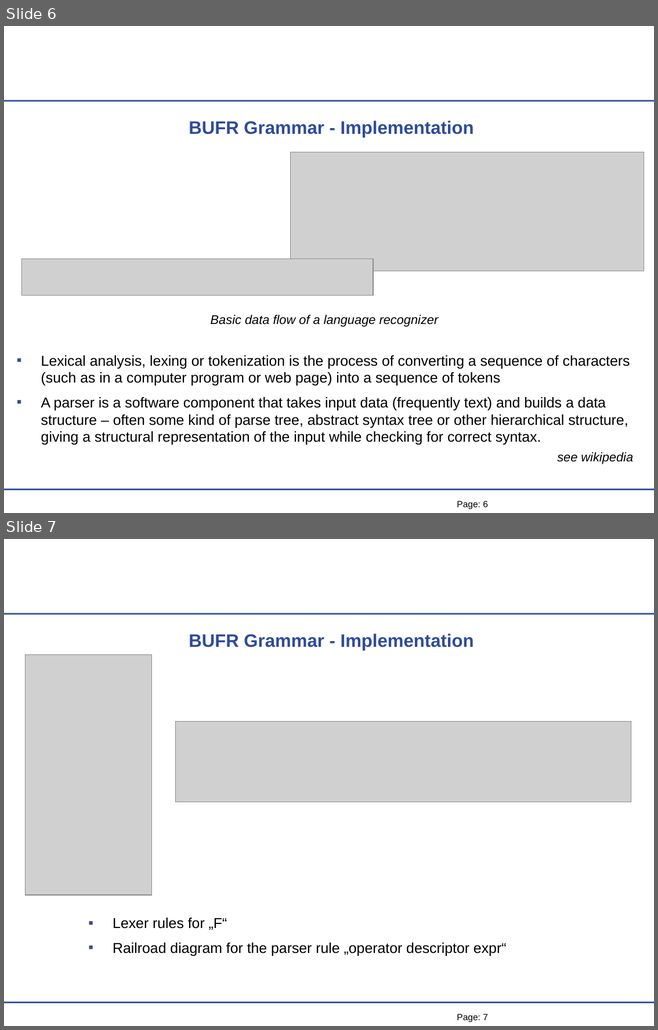
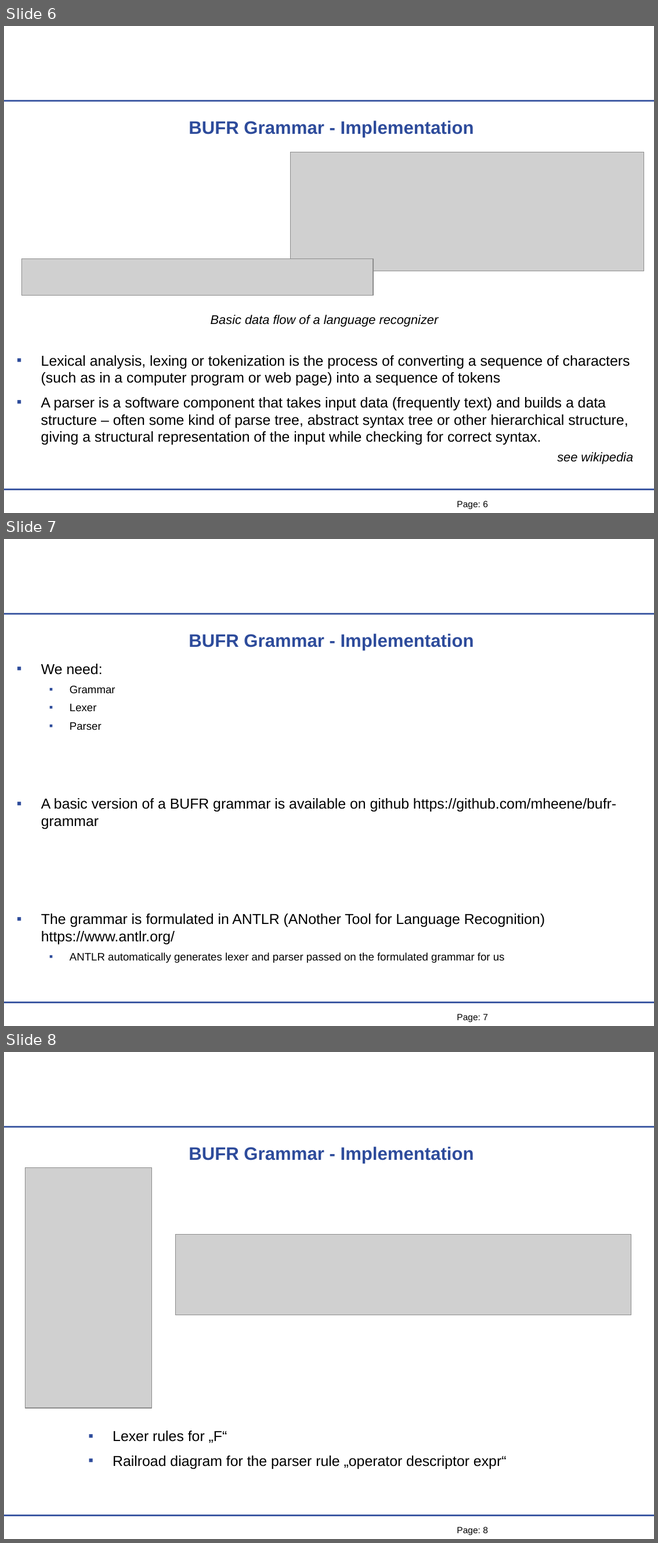
Before and after one commit to mheene/bufr-grammar, a slide deck: talk/BUFR-Grammar-Talk.ppt. Shown one above the other, each under a label of ours: slides 6 and 7 before the commit, slides 6, 7 and 8 after it. The pictures are 658x1030 and 658x1543 pixels, drawn with LibreOffice and Linux fonts; fonts in the diff are those of the drawing; grey boxes stand for pictures; background and template pictures are left out. Boxes give left, top, right and bottom in pixels: in the first picture for what was removed or moved away, otherwise in the second. Text is boxed around its words. In the diff, an @@ line names an element or a change of style, - is before the commit and + after.

```diff
--- a/talk/BUFR-Grammar-Talk.ppt
+++ b/talk/BUFR-Grammar-Talk.ppt
@@ slide 7 added at [4, 539, 654, 1026], background #FFFFFF; not listed: 3 template elements that a slide beside it also shows @@
@@ title added at [188, 634, 474, 650], 20 pt, text #2D4B9B, bold @@
+BUFR Grammar - Implementation
@@ text added at [41, 664, 616, 963], 16 pt, text #000000 @@
+▪ We need:
+  ▪ Grammar
+  ▪ Lexer
+  ▪ Parser
+▪ A basic version of a BUFR grammar is available on github https://github.com/mheene/bufr-grammar
+▪ The grammar is formulated in ANTLR (ANother Tool for Language Recognition) https://www.antlr.org/
+  ▪ ANTLR automatically generates lexer and parser passed on the formulated grammar for us
@@ what was slide 7 is now slide 8 @@
@@ page number at [456, 1527, 488, 1536]: text changed @@
-Page: 7
+Page: 8
```
Also in this commit, not shown: 4 slides changed, 1 other slide added.
